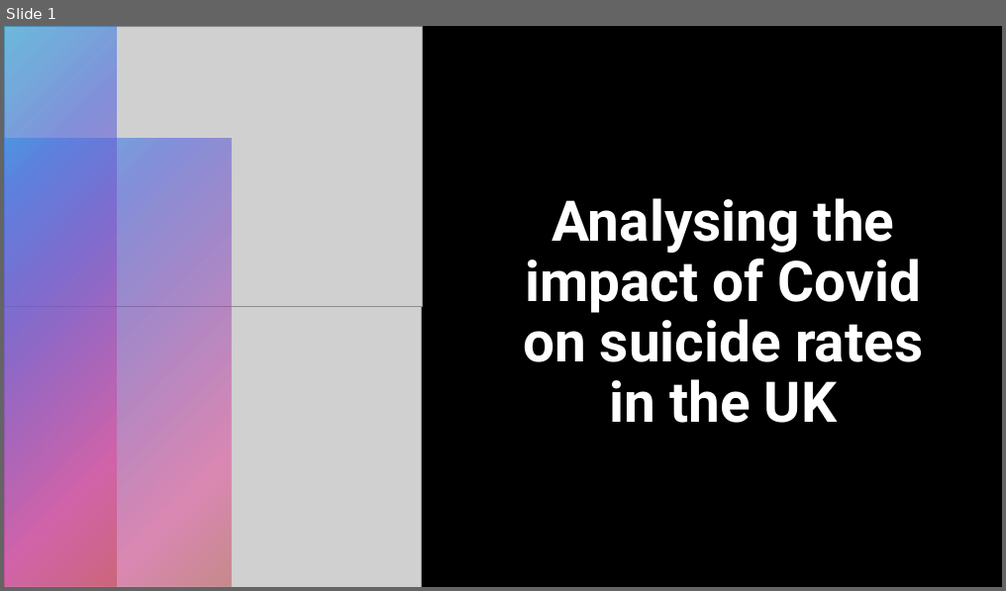
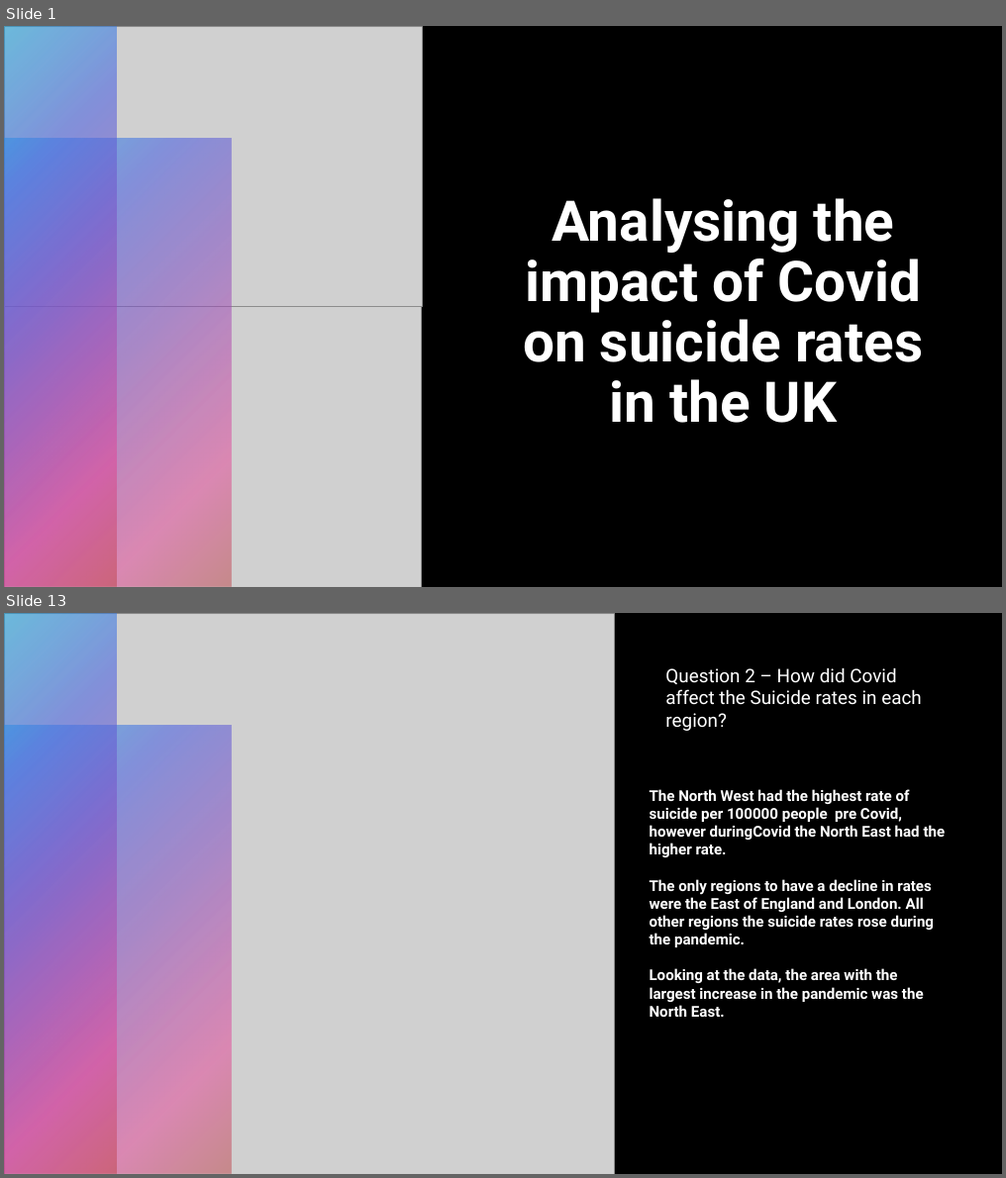
Before and after one commit to HJandu/Project_1_Covid19, a slide deck: Project 1 Presentation.pptx. Shown one above the other, each under a label of ours: slide 1 before the commit, slides 1 and 13 after it; the slides between them are not shown. The pictures are 1006x591 and 1006x1178 pixels, drawn with LibreOffice and Linux fonts; fonts in the diff are those of the drawing; grey boxes stand for pictures. Boxes give left, top, right and bottom in pixels: in the first picture for what was removed or moved away, otherwise in the second. Text is boxed around its words. In the diff, an @@ line names an element or a change of style, - is before the commit and + after.

```diff
--- a/Project 1 Presentation.pptx
+++ b/Project 1 Presentation.pptx
@@ slide 13 added at <box>4,613,1002,1174</box>, background #000000 @@
@@ rectangle added at <box>4,613,51,1174</box>, fill gradient #0BA5E8 to #5066E1 to #894EC0 to #E54196 to #BE4449 @@
@@ rectangle added at <box>4,613,116,1174</box>, fill gradient #0BA5E8 to #5066E1 to #894EC0 to #E54196 to #BE4449 @@
@@ rectangle added at <box>4,613,1002,1174</box>, fill #000000 @@
@@ picture added at <box>4,613,614,1174</box> @@
@@ rectangle added at <box>4,613,116,1174</box>, fill gradient #0BA5E8 to #5066E1 to #894EC0 to #E54196 to #BE4449 @@
@@ rectangle added at <box>4,660,97,1174</box>, fill gradient #0BA5E8 to #5066E1 to #894EC0 to #E54196 to #BE4449 @@
@@ text added at <box>665,667,922,731</box>, 18 pt, text #FFFFFF @@
+Question 2 – How did Covid affect the Suicide rates in each region?
@@ rectangle added at <box>4,725,231,1174</box>, fill gradient #0BA5E8 to #5066E1 to #894EC0 to #E54196 to #BE4449 @@
@@ rectangle added at <box>4,725,231,1174</box>, fill gradient #0BA5E8 to #5066E1 to #894EC0 to #E54196 to #BE4449 @@
@@ title added at <box>649,789,945,1017</box>, 14.4 pt, text #FFFFFF, bold @@
+The North West had the highest rate of suicide per 100000 people pre Covid, however duringCovid the North East had the higher rate.
+The only regions to have a decline in rates were the East of England and London. All other regions the suicide rates rose during the pandemic.
+Looking at the data, the area with the largest increase in the pandemic was the North East.
```
Also in this commit, not shown: 22 other slides added.
